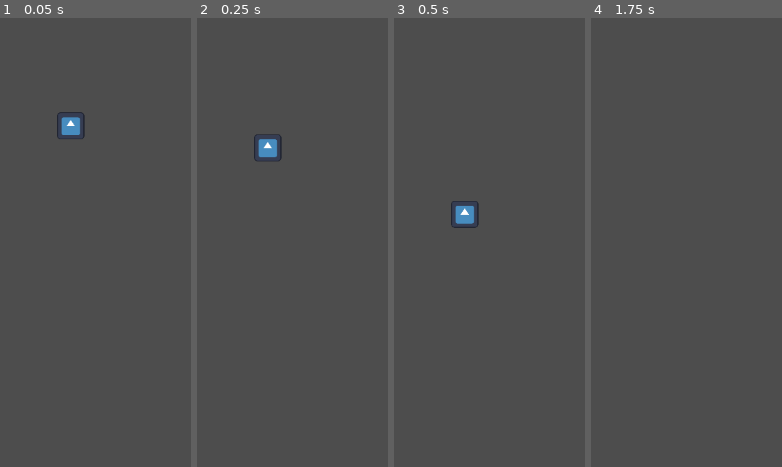
Above: before the commit, frames 1-4 (left to right).
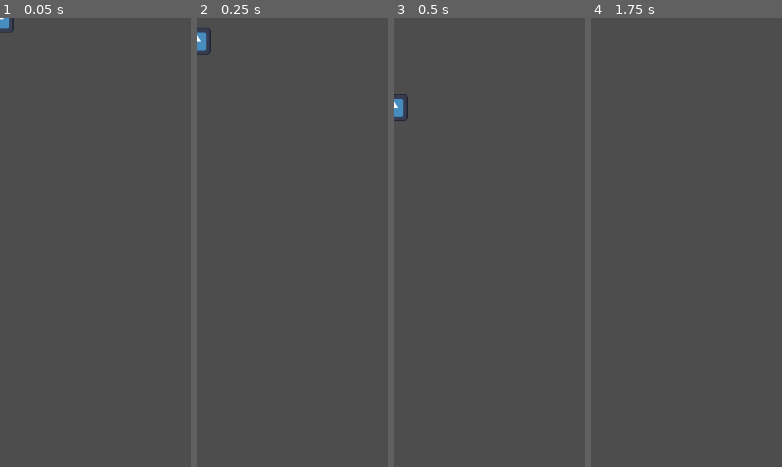
Above: after the commit, the same moments.

Repository: CBurgess97/godot-platformer
Game: Godot game, scene res://Player/player.tscn
Same seed, same stepped clock (60 frames per second), same inputs: the game is played once before the commit and once after it. The engine's default icon, where the game draws it, is replaced by a stand-in: a white triangle on a blue panel in a dark square.
Inputs:
- Up to frame 1 (0.05 s): no input
- Up to frame 2 (0.25 s): no input
- Up to frame 3 (0.5 s): no input
- Up to frame 4 (1.75 s): hold Right (ui_right) 0.53-1.28 s; hold Left (ui_left) from 1.28 s (still down)

The runs differ from the first frame. In frame 1, 0.7% of the frame differs, in the area x 0-45%, y 0-27%; in frame 2, 0.9%; in frame 3, 0.9%, in the area x 0-45%, y 16-47%; in frame 4, nothing differs.

Commit message:
Create Game Scene

Diff:
--- /dev/null
+++ b/Game.tscn
@@ -0,0 +1,8 @@
+[gd_scene load_steps=2 format=3 uid="uid://d0apchpk7yk1g"]
+
+[ext_resource type="PackedScene" uid="uid://bd7qkrisyy24f" path="res://Player/player.tscn" id="1_wbfu4"]
+
+[node name="Game" type="Node2D"]
+
+[node name="Player" parent="." instance=ExtResource("1_wbfu4")]
+position = Vector2(225, 286)
--- a/Player/player.tscn
+++ b/Player/player.tscn
@@ -7,7 +7,6 @@
 [ext_resource type="Texture2D" uid="uid://c5tcypado87g6" path="res://icon.svg" id="5_00tjw"]
 
 [node name="Player" type="CharacterBody2D"]
-position = Vector2(102, 154)
 script = ExtResource("1_k53q1")
 
 [node name="PlayerStateMachine" type="Node" parent="." node_paths=PackedStringArray("starting_state")]
